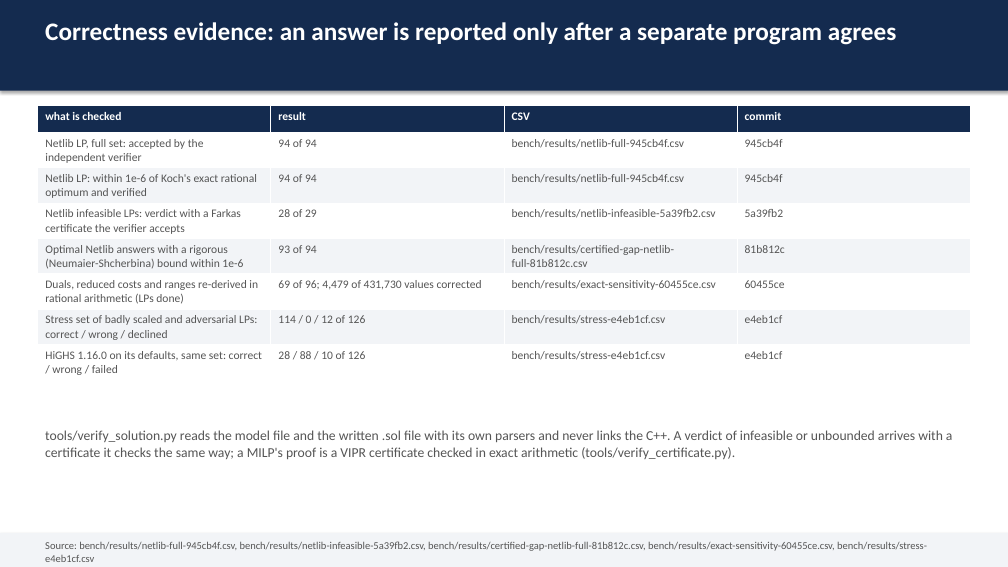
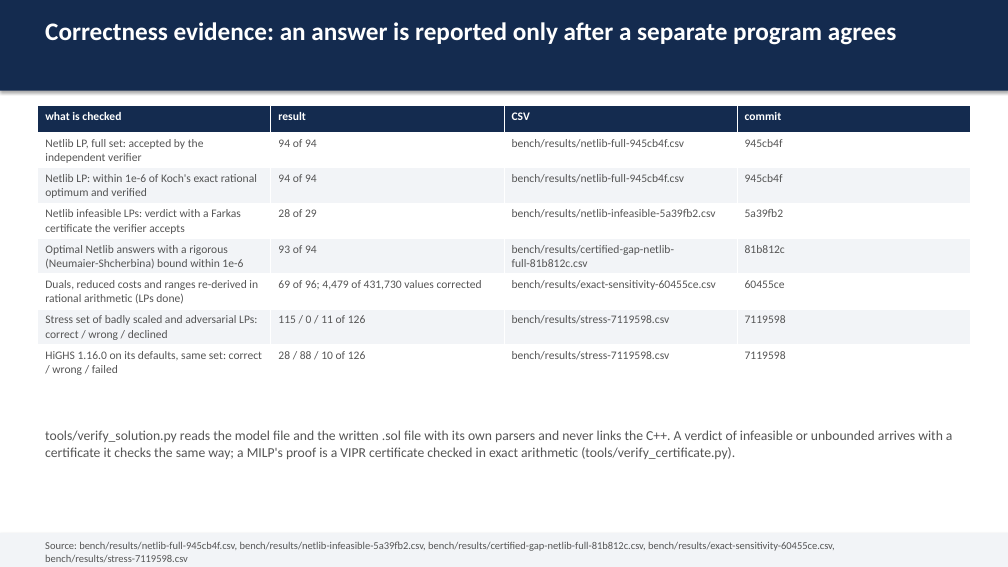
Before and after one commit to thegoodengineers/SANKHYA, a slide deck: slide 4 of docs/SANKHYA-deck.pptx. Drawn at 1008x567 pixels with LibreOffice and Linux fonts; fonts in the diff are those of the drawing. Boxes give left, top, right and bottom in pixels: in the first picture for what was removed or moved away, otherwise in the second. Text is boxed around its words. In the diff, an @@ line names an element or a change of style, - is before the commit and + after.

Commit message:
bench(stress): the stress set on main at 7119598, 115 of 126 correct and none wrong

```diff
--- a/docs/SANKHYA-deck.pptx
+++ b/docs/SANKHYA-deck.pptx
@@ table at box(38, 106, 969, 379) @@
-row 7: Stress set of badly scaled and adversarial LPs: correct / wrong / declined | 114 / 0 / 12 of 126 | bench/results/stress-e4eb1cf.csv | e4eb1cf
+row 7: Stress set of badly scaled and adversarial LPs: correct / wrong / declined | 115 / 0 / 11 of 126 | bench/results/stress-7119598.csv | 7119598
-row 8, column 3: bench/results/stress-e4eb1cf.csv
+row 8, column 3: bench/results/stress-7119598.csv
-row 8, column 4: e4eb1cf
+row 8, column 4: 7119598
@@ text at box(45, 541, 835, 563): text changed @@
-Source: bench/results/netlib-full-945cb4f.csv, bench/results/netlib-infeasible-5a39fb2.csv, bench/results/certified-gap-netlib-full-81b812c.csv, bench/results/exact-sensitivity-60455ce.csv, bench/results/stress-e4eb1cf.csv
+Source: bench/results/netlib-full-945cb4f.csv, bench/results/netlib-infeasible-5a39fb2.csv, bench/results/certified-gap-netlib-full-81b812c.csv, bench/results/exact-sensitivity-60455ce.csv, bench/results/stress-7119598.csv
```
Also in this commit, not shown: 1 other slide changed, 5 other files.
